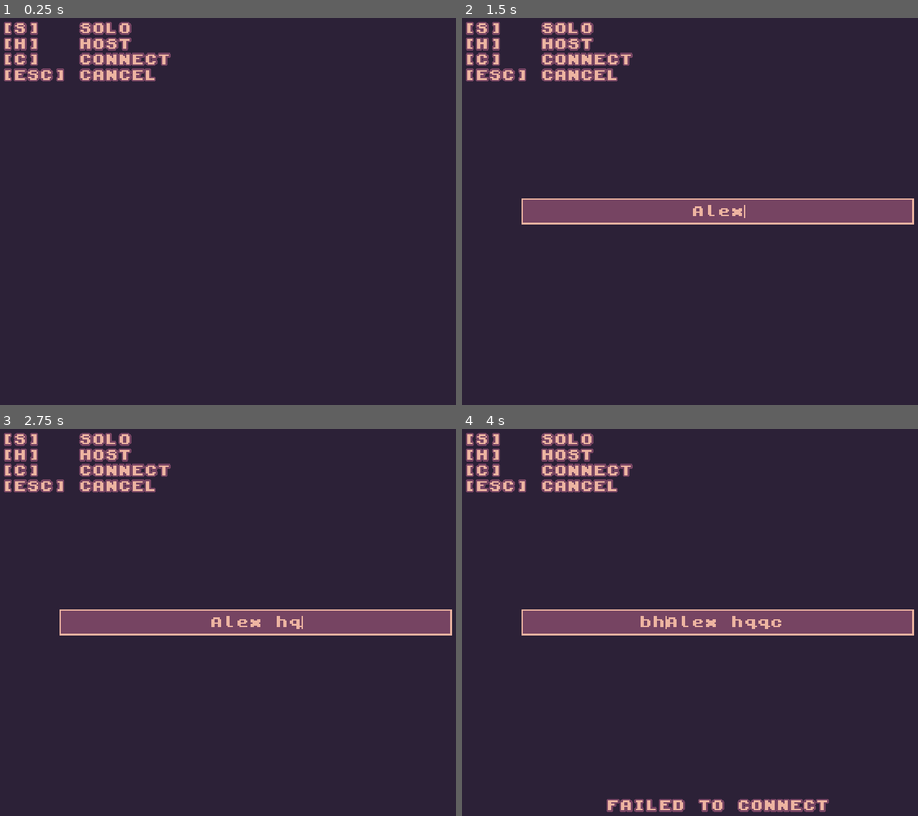
Above: before the commit, frames 1-4 (two rows, left to right).
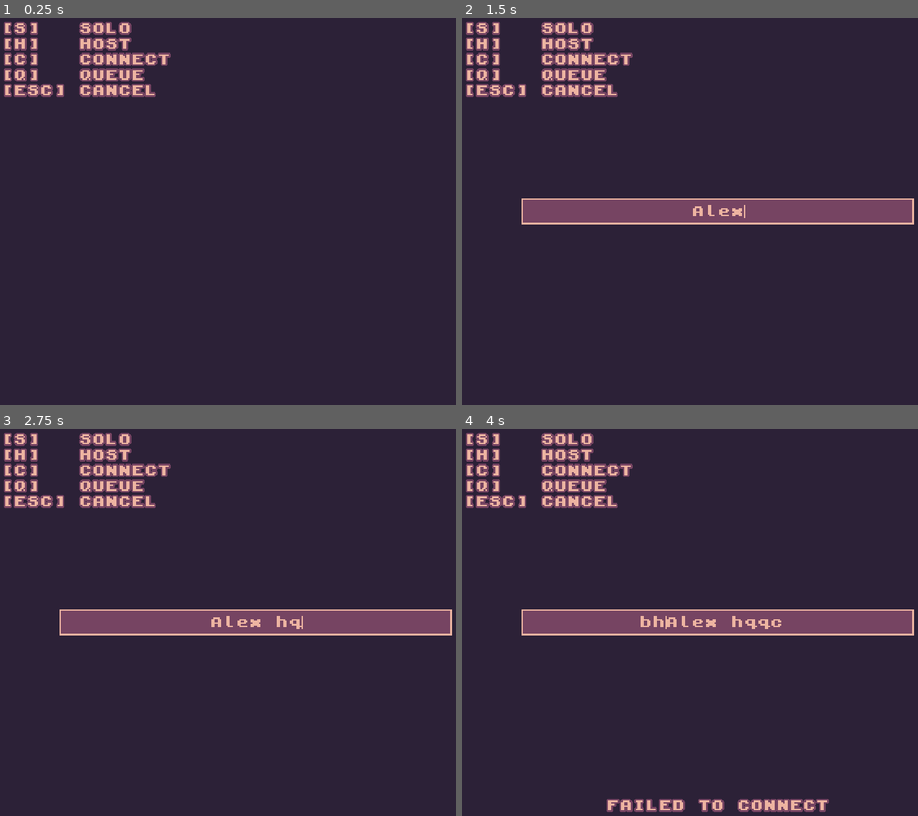
Above: after the commit, the same moments.

Repository: nikolawhallon/data-wars
Game: Godot game, scene res://scenes/app.tscn
Two runs of this game, one before a commit and one after it. Both use one fixed random seed, a clock stepped at 60 frames per second and the inputs below.
Inputs (mouse positions are in pixels of both pictures, inside the frame that each line leads up to):
- Up to frame 1 (0.25 s): no input
- Up to frame 2 (1.5 s): tap Enter at 0.5 s; hold Right (move_right) 0.53-1.25 s; tap C (connect) at 0.6 s; tap H (host) at 0.8 s; click (717, 211) at 1.27 s; type "Alex" at 1.35 s
- Up to frame 3 (2.75 s): tap Space at 2 s; hold Down (move_down) from 2.03 s (still down); tap H (host) at 2.1 s; tap Q (queue, bound only after the commit) at 2.3 s
- Up to frame 4 (4 s): tap Enter at 2.75 s; release Down (move_down) at 2.78 s; hold Right (move_right) 2.78-3.53 s; tap Q (queue, bound only after the commit) at 2.85 s; tap C (connect) at 3.05 s; tap Space at 3.5 s; hold Up (move_up) from 3.53 s (still down); tap B (building) at 3.6 s; tap H (host) at 3.8 s

The runs differ from the first frame. In frame 1, 1.2% of the frame differs, in the area x 0-35%, y 13-21%; in frame 2, 1.2%; in frame 3, 1.2%; in frame 4, 1.2%.

Commit message:
using websockets for match-making so that web clients can join

Diff:
--- a/project.godot
+++ b/project.godot
@@ -119,6 +119,11 @@
 "events": [Object(InputEventKey,"resource_local_to_scene":false,"resource_name":"","device":-1,"window_id":0,"alt_press …(195 unchanged characters)…
 ]
 }
+queue={
+"deadzone": 0.2,
+"events": [Object(InputEventKey,"resource_local_to_scene":false,"resource_name":"","device":-1,"window_id":0,"alt_pressed":false,"shift_pressed":false,"ctrl_pressed":false,"meta_pressed":false,"pressed":false,"keycode":0,"physical_keycode":81,"key_label":0,"unicode":113,"location":0,"echo":false,"script":null)
+]
+}
 
 [physics]
 
--- a/scenes/app.gd
+++ b/scenes/app.gd
@@ -56,6 +56,11 @@
 		if host_game(8000):
 			state = State.WAITING
 
+	if OS.get_name() == "Web":
+		$LobbyUI/HotKeyMarginContainer/Label.text = "[S]   SOLO\n[Q]   QUEUE\n[ESC] CANCEL"
+	else:
+		$LobbyUI/HotKeyMarginContainer/Label.text = "[S]   SOLO\n[H]   HOST\n[C]   CONNECT\n[Q]   QUEUE\n[ESC] CANCEL"
+
 func _process(_delta: float) -> void:
 	if DisplayServer.get_name() == "headless":
 		return
@@ -83,6 +88,15 @@
 		$LobbyUI.add_child(quick_text_input)
 		quick_text_input.grab_focus()
 
+	if state == State.DEFAULT and Input.is_action_just_pressed("queue"):
+		if queue_game():
+			state = State.WAITING
+			$LobbyUI/InfoMarginContainer/Label.text = "WAITING FOR OPPONENT"
+		else:
+			$LobbyUI/InfoMarginContainer/Label.text = "FAILED TO QUEUE"
+			multiplayer.multiplayer_peer = OfflineMultiplayerPeer.new()
+			state = State.DEFAULT
+
 	if state == State.DEFAULT and Input.is_action_just_pressed("single_player"):
 		var proto_teams = [
 			{"type": "human", "peer_id": 1, "ready": false},
@@ -117,6 +131,15 @@
 
 func _on_connection_failed() -> void:
 	print("Connection failed")
+	if multiplayer.multiplayer_peer is ENetMultiplayerPeer:
+		$LobbyUI/InfoMarginContainer/Label.text = "FAILED TO CONNECT"
+	elif multiplayer.multiplayer_peer is WebSocketMultiplayerPeer:
+		$LobbyUI/InfoMarginContainer/Label.text = "FAILED TO QUEUE"
+	else:
+		print("ERROR - this code path should be impossible")
+
+	multiplayer.multiplayer_peer = OfflineMultiplayerPeer.new()
+	state = State.DEFAULT
 
 func _on_server_disconnected() -> void:
 	print("Server disconnected")
@@ -125,6 +148,7 @@
 		arena.queue_free()
 
 	multiplayer.multiplayer_peer = OfflineMultiplayerPeer.new()
+	state = State.DEFAULT
 
 func _on_host_text_submitted(text):
 	if host_game(int(text)):
@@ -149,14 +173,16 @@
 		$LobbyUI/InfoMarginContainer/Label.text = "FAILED TO CONNECT"
 
 func host_game(port):
-	if multiplayer.multiplayer_peer is ENetMultiplayerPeer:
-		return true
-
-	var max_connections = MAX_TEAMS
-	if DisplayServer.get_name() == "headless":
+	var peer = null
+	var max_connections = null
+
+	if DisplayServer.get_name() == "headless":
+		peer = WebSocketMultiplayerPeer.new()
 		max_connections = MAX_MATCHES * MAX_TEAMS + 1
-
-	var peer = ENetMultiplayerPeer.new()
+	else:
+		peer = ENetMultiplayerPeer.new()
+		max_connections = MAX_TEAMS
+
 	var result = peer.create_server(port, max_connections)
 	if result != OK:
 		print("Failed to host: ", result)
@@ -179,6 +205,18 @@
 
 	multiplayer.multiplayer_peer = peer
 	print("Connected to: ", ip, ":", port)
+
+	return true
+
+func queue_game():
+	var peer = WebSocketMultiplayerPeer.new()
+	var result = peer.create_client("wss://data-wars.deepgram.com")
+	if result != OK:
+		print("Failed to connect: ", result)
+		return false
+
+	multiplayer.multiplayer_peer = peer
+	print("Connected to: wss://data-wars.deepgram.com")
 
 	return true
 
--- a/scenes/app.tscn
+++ b/scenes/app.tscn
@@ -26,6 +26,7 @@
 text = "[S]   SOLO
 [H]   HOST
 [C]   CONNECT
+[Q]   QUEUE
 [ESC] CANCEL"
 label_settings = ExtResource("2_1670a")
 
